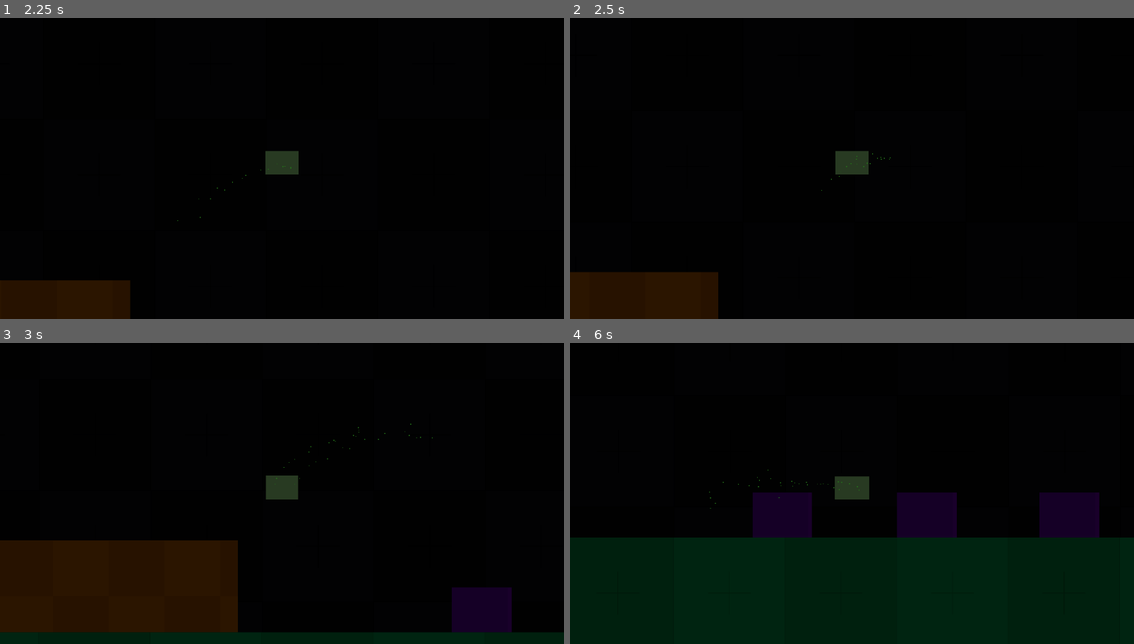
Above: before the commit, frames 1-4 (two rows, left to right).
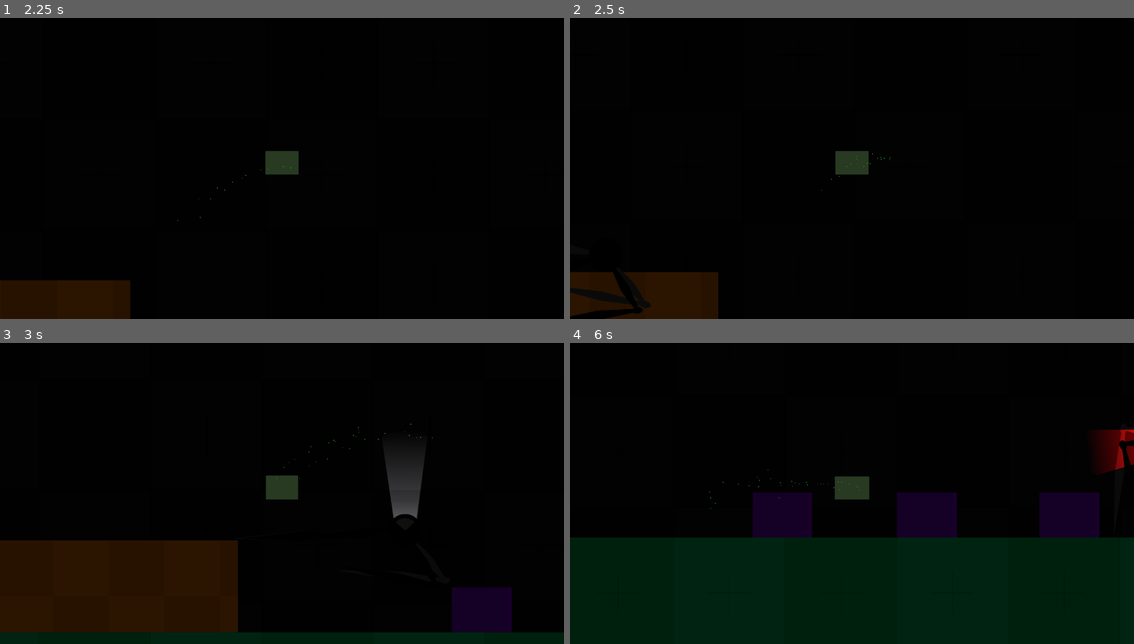
Above: after the commit, the same moments.

Repository: RichardMJaks/procedural-spider
Game: Godot game, scene res://base_scene.tscn
Two runs of this game, one before a commit and one after it. Both use one fixed random seed, a clock stepped at 60 frames per second and the inputs below.
Inputs:
- Up to frame 1 (2.25 s): tap Enter at 0.5 s; hold D (m_right) 0.53-2.03 s; tap Space (m_jump) at 0.77, 1.52 s; hold A (m_left) from 2.03 s (still down)
- Up to frame 2 (2.5 s): keep holding A (m_left)
- Up to frame 3 (3 s): release A (m_left) at 2.78 s; hold D (m_right) from 2.78 s (still down)
- Up to frame 4 (6 s): tap Space (m_jump) at 3.02, 3.77, 4.52 s; release D (m_right) at 4.28 s; hold A (m_left) 4.28-5.03 s; hold D (m_right) 5.03-5.78 s; hold A (m_left) from 5.78 s (still down)

Frame 1 is identical in both runs. In frame 2, 0.8% of the frame differs, in the area x 0-15%, y 84-100%; in frame 3, 1.1%, in the area x 68-76%, y 37-59%; in frame 4, 0.8%.

Commit message:
made better smart height algorithm

Diff:
--- a/base_scene.tscn
+++ b/base_scene.tscn
@@ -152,7 +152,7 @@
 position = Vector2(419, 170)
 
 [node name="Stairs1" type="StaticBody2D" parent="Stairs"]
-position = Vector2(1238, 47)
+position = Vector2(1251, 47)
 collision_layer = 3
 collision_mask = 0
 
@@ -186,7 +186,7 @@
 shape = SubResource("RectangleShape2D_jl31r")
 
 [node name="Stairs3" type="StaticBody2D" parent="Stairs"]
-position = Vector2(1803, -281)
+position = Vector2(1790, -281)
 collision_layer = 3
 collision_mask = 0
 
@@ -250,7 +250,7 @@
 texture = SubResource("GradientTexture2D_ce0r0")
 
 [node name="Spider" parent="." instance=ExtResource("1_doaqp")]
-position = Vector2(-4832, -320)
+position = Vector2(-4759, -188)
 distance_from_ground = 300.0
 dampening_force = 0.75
 is_active = true
--- /dev/null
+++ b/spider/body_height_raycast.gd
@@ -0,0 +1,114 @@
+@tool
+extends Node2D
+
+@export var ray_amount: int = 10
+@export var ray_distance: float = 1000
+@export var max_distance_for_weighting: float = 1000
+@export var min_distance_for_weighting: float = 200
+@export_range(0, 1) var max_weight: float = 1:
+	set(value):
+		max_weight = value
+		if max_weight < min_weight:
+			min_weight = value
+@export_range(0, 1) var min_weight: float = 0:
+	set(value):
+		min_weight = value
+		if min_weight > max_weight:
+			max_weight = value
+
+@export var ray_spread_width: float = 100
+
+@export var rotate_rays: bool = false
+@export_range(0, 180, 0.1, "radians_as_degrees") var cast_angle: float = PI/2
+
+var avg_y: float = 0
+var is_colliding: bool = false
+
+# Called every frame. 'delta' is the elapsed time since the previous frame.
+func _process(_delta: float) -> void:
+	# Create or remove children to match ray_amount
+	var children: Array[Node] = get_children_array()
+	var ray_count = children.size()
+	var weight_matrix: Array[Array] = []
+
+	avg_y = 0
+	var total_y = 0
+	var total_weight = 0
+	is_colliding = false
+	var w: float = cast_angle if rotate_rays else ray_spread_width
+	var shift: float = w / (ray_count - 1)
+	for i in range(ray_count):
+		var child: RayCast2D = children[i]
+		offset_ray(child, shift, i)
+		get_ray_y(child, weight_matrix)
+
+	for wy in weight_matrix:
+		var y = wy[0]
+		var weight = wy[1]
+		total_y += y * weight
+		total_weight += weight
+
+	avg_y = total_y / total_weight
+
+func offset_ray(ray: RayCast2D, shift: float, idx: int) -> void:
+	if rotate_rays:
+		ray.rotation = shift * idx - cast_angle / 2
+	else:
+		ray.position.x = shift * idx - ray_spread_width / 2
+
+func get_ray_y(ray: RayCast2D, weight_matrix: Array[Array]) -> void:
+	ray.target_position.y = ray_distance
+	var x = ray.position.x
+	ray.force_raycast_update()
+
+	var y = 0
+	if ray.is_colliding():
+		is_colliding = true
+		y = ray.get_collision_point().y
+		add_to_weight_matrix(y, x, weight_matrix)
+		return
+	y = (ray.global_position + ray.target_position)\
+		.rotated(ray.rotation).y
+	add_to_weight_matrix(y, x, weight_matrix)
+
+func add_to_weight_matrix(y: float, x: float, weight_matrix: Array[Array]) -> void:
+	weight_matrix.append([y, get_weight(x)])
+
+func get_weight(x: float) -> float:
+	x = abs(x)
+	if x > max_distance_for_weighting:
+		return max_weight
+	if x < max_distance_for_weighting:
+		return min_weight
+	var growth = max_weight - min_weight
+	var offset = \
+		max_distance_for_weighting * min_weight - min_distance_for_weighting
+	var reducer = max_distance_for_weighting - min_distance_for_weighting
+
+	return (growth * x + offset) / reducer
+
+func get_children_array() -> Array[Node]:
+	var children: Array[Node] = get_children()
+	var ray_count: int = children.size()
+	match_rays(children, ray_count)
+	ray_count = ray_amount
+	return children
+
+#region Ray matching
+func match_rays(child_arr: Array[Node], ray_count: int) -> void:
+	if ray_count < ray_amount:
+		for i in range(ray_amount - ray_count):
+			create_ray(child_arr)
+	if ray_count > ray_amount:
+		for i in range(ray_count - ray_amount):
+			remove_ray(child_arr)
+
+func create_ray(child_arr: Array[Node]) -> void:
+	var ray = RayCast2D.new()
+	add_child(ray)
+	child_arr.append(ray)
+
+func remove_ray(child_arr: Array[Node]) -> void:
+	var ray = child_arr.pop_front()
+	ray.queue_free()
+#endregion
--- a/spider/spider.gd
+++ b/spider/spider.gd
@@ -4,8 +4,9 @@
 @onready var anim: AnimationPlayer = $AnimationPlayer
 @onready var eye: Bone2D = %Eye
 @onready var ik: Node2D = $IKTargets
-@onready var ground_detection: RayCast2D = $Raycasts/BodyHeightRaycast
+@onready var ground_detection: Node2D = $Raycasts/BodyHeightRaycast
 @onready var movement_target: Marker2D = %MovementTarget
+@onready var lowest_point: Marker2D = %LowestPointMarker
 
 var looking_at_player: bool = false
 var player: Node2D = null
@@ -67,7 +68,7 @@
 
 
 func _calculate_upwards_force(normalized_distance: float) -> float:
-	if not is_active or not ground_detection.is_colliding():
+	if not is_active or not ground_detection.is_colliding:
 		return 0
 	var foot_multiplier = 0.5 * sqrt(ik.supporting_feet)
 	#print("Foot multiplier: " + str(foot_multiplier))
@@ -77,9 +78,23 @@
 
 func _get_normalized_distance_from_ground() -> float:
 	var ground_distance: float = distance_from_ground
-	if ground_detection.is_colliding():
-		ground_distance = ground_detection.get_collision_point().distance_to(ground_detection.global_position)
-	var normalized_distance = ground_distance / distance_from_ground
+	if ground_detection.is_colliding:
+		var ik_points = ik.get_children()
+		var ground_y = float(
+			ik_points.reduce(
+				func(accum: float, node):
+					return min(float(accum), node.global_position.y),
+			ik_points[0].global_position.y
+		))
+		#ground_y = (ground_y / 4)
+		var avg_y = (ground_y + ground_detection.avg_y) / 2
+		ground_distance = ground_detection.avg_y - global_position.y
+
+		print("Ground y: " + str(ground_y))
+	var normalized_distance = clampf(ground_distance / distance_from_ground, 0, 1)
+	print("Global position y: " + str(global_position.y))
+	print("ground_distance: " + str(ground_distance))
+	print("Normalized distance: " + str(normalized_distance))
 	return normalized_distance
 
 func _spotted_player(body: Node2D) -> void:
--- a/spider/spider.tscn
+++ b/spider/spider.tscn
@@ -7,6 +7,7 @@
 [ext_resource type="Texture2D" uid="uid://dpkk4nloqregj" path="res://flashlight.png" id="5_5gwvf"]
 [ext_resource type="Script" path="res://spider/raycasts.gd" id="5_v72i4"]
 [ext_resource type="Script" path="res://spider/ik_targets.gd" id="6_4bixb"]
+[ext_resource type="Script" path="res://spider/body_height_raycast.gd" id="7_rbqja"]
 [ext_resource type="Script" path="res://spider/movement_target.gd" id="8_o25ar"]
 [ext_resource type="Script" path="res://spider/debug_sprite.gd" id="8_tiv8l"]
 
@@ -488,24 +489,52 @@
 metadata/_edit_lock_ = true
 
 [node name="LLRaycast" type="RayCast2D" parent="Raycasts"]
+visible = false
 position = Vector2(-400, -619)
 target_position = Vector2(0, 1300)
 
 [node name="ULRaycast" type="RayCast2D" parent="Raycasts"]
+visible = false
 position = Vector2(-300, -619)
 target_position = Vector2(0, 1300)
 
 [node name="LRRaycast" type="RayCast2D" parent="Raycasts"]
+visible = false
 position = Vector2(400, -619)
 target_position = Vector2(0, 1300)
 
 [node name="URRaycast" type="RayCast2D" parent="Raycasts"]
+visible = false
 position = Vector2(300, -619)
 target_position = Vector2(0, 1300)
 
-[node name="BodyHeightRaycast" type="RayCast2D" parent="Raycasts"]
-position = Vector2(0, 67)
+[node name="BodyHeightRaycast" type="Node2D" parent="Raycasts"]
+position = Vector2(1, -582)
+script = ExtResource("7_rbqja")
+ray_amount = 30
+min_weight = 0.6
+ray_spread_width = 1000.0
+cast_angle = 145.0
+
+[node name="Ray1" type="RayCast2D" parent="Raycasts/BodyHeightRaycast"]
 target_position = Vector2(0, 1000)
+hit_from_inside = true
+
+[node name="Ray2" type="RayCast2D" parent="Raycasts/BodyHeightRaycast"]
+target_position = Vector2(0, 1000)
+hit_from_inside = true
+
+[node name="Ray3" type="RayCast2D" parent="Raycasts/BodyHeightRaycast"]
+target_position = Vector2(0, 1000)
+hit_from_inside = true
+
+[node name="Ray4" type="RayCast2D" parent="Raycasts/BodyHeightRaycast"]
+target_position = Vector2(0, 1000)
+hit_from_inside = true
+
+[node name="Ray5" type="RayCast2D" parent="Raycasts/BodyHeightRaycast"]
+target_position = Vector2(0, 1000)
+hit_from_inside = true
 
 [node name="IKTargets" type="Node2D" parent="."]
 top_level = true
@@ -574,4 +603,8 @@
 texture = SubResource("GradientTexture2D_4hwf5")
 script = ExtResource("8_tiv8l")
 
+[node name="LowestPointMarker" type="Marker2D" parent="."]
+unique_name_in_owner = true
+position = Vector2(0, 78)
+
 [connection signal="body_entered" from="PlayerDetection" to="." method="_spotted_player"]
Not shown: 1 places in spider/spider.tscn that only renumber resources
